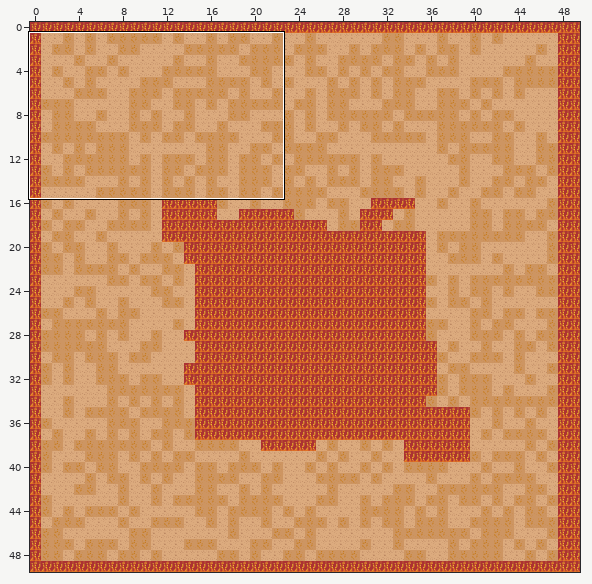
Level history. Tiled map: maps/endgame_map3.tmx. The picture above shows the old version from afar; the outline marks the close-up.
Close-up. Before:
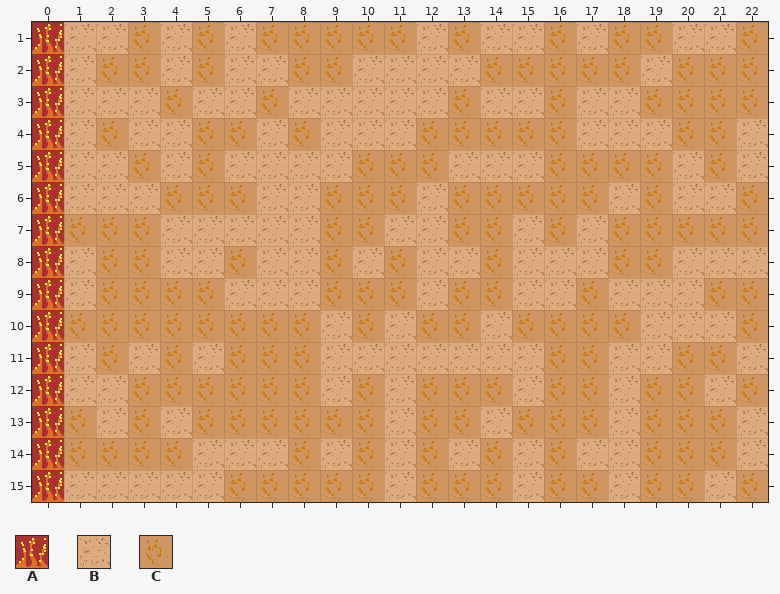
Cells are 32x32 px. Shown: x 0..22, y 1..15. The commit also changed other parts of the map, which this record leaves out.
Key: from "tiles": A 8 "fire", B 9 "dirt1", C 11 "dirt3".
_ is an empty cell.
Layer "ground" before, first column x 0:
 1 ABBCBCBCCCCCBCBBCBCCBBC
 2 ABCCBCBBCCBBBBCCCCCBCCC
 3 ABBBCBBCBBBBBCBBCBBCCCC
 4 ABCBBCCBCBBBCCCCCBBBCCB
 5 ABBCBCBBBBCCCBBBCCCCBCB
 6 ABBBCCCBBCCCBCCCCCBCBBC
 7 ACCCBBBBBCCBBCCBCBCCCCC
 8 ABCCBBCBBCBCBBCBBBCCBBB
 9 ABCCCCBBBCCCBCCBBCBBBCC
10 ACCCCCCCCBCBCCBCCCCBBBC
11 ABCBCBCCCBBBBBBBCCBBCCB
12 ABBCCCCCCBCBCCCBCCBCCBC
13 ACBCBCCCCCCBCCBCCCBCCCB
14 ACCCCBBBCBCBCBCBCBBCCCB
15 ABBBBBCCCCCBCCCBCCBCCBC
After:
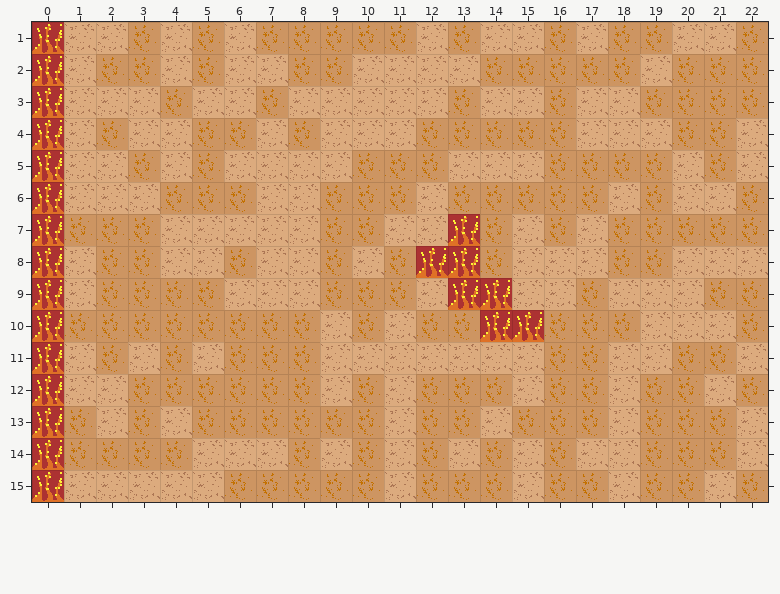
The exact change:
{"where": "layer \"ground\""}
{"y":7,"x":13,"old":"C","new":"A"}
{"y":8,"x":12,"old":"BB","new":"AA"}
{"y":9,"x":13,"old":"CC","new":"AA"}
{"y":10,"x":14,"old":"BC","new":"AA"}
